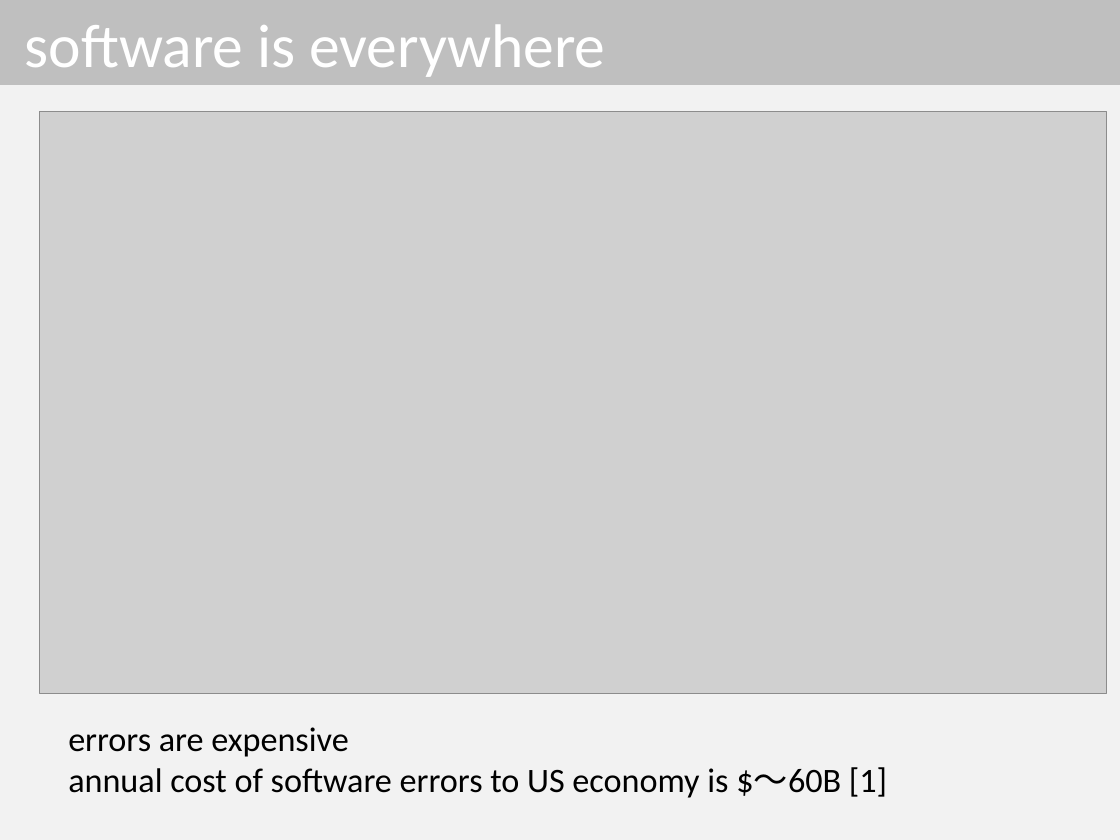
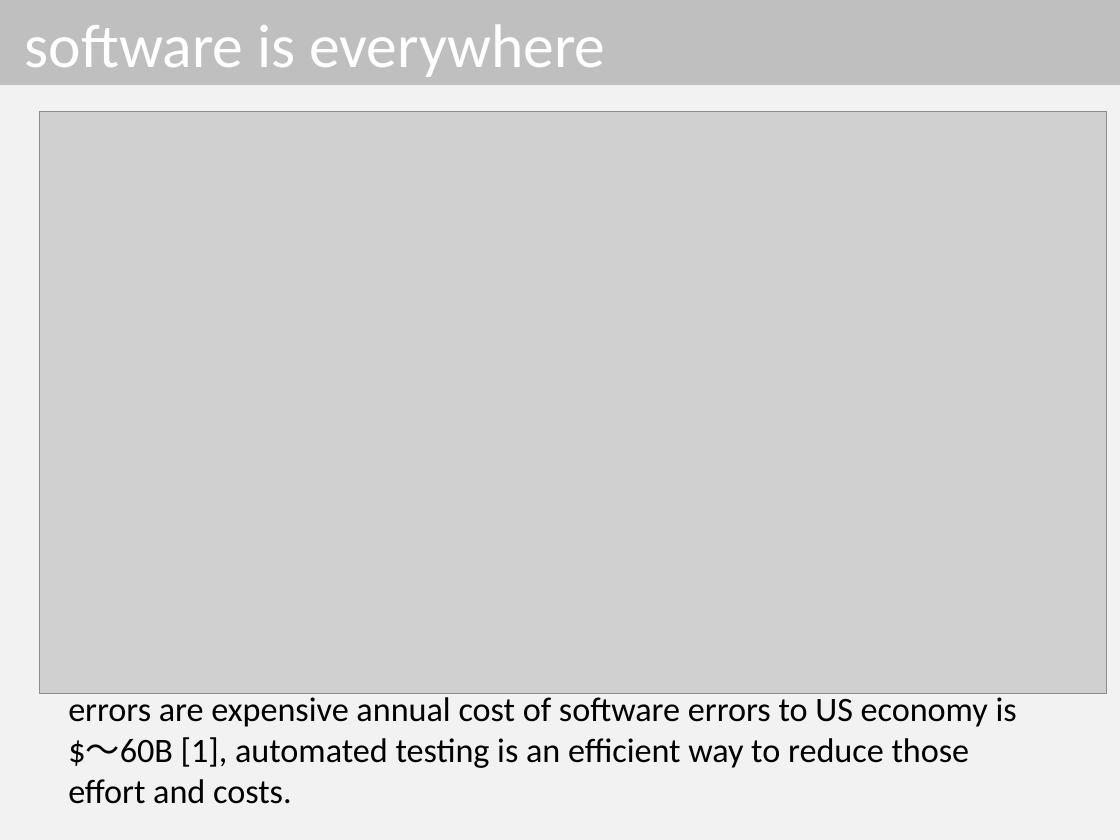
Before and after one commit to dinhngocthi/GAsource, a slide deck: slide 3 of CFT4CUnitSrc/src/report/ACOMP2016_Presentation.pptx. Drawn at 1120x840 pixels with LibreOffice and Linux fonts; fonts in the diff are those of the drawing; grey boxes stand for pictures. Boxes give left, top, right and bottom in pixels: in the first picture for what was removed or moved away, otherwise in the second. Text is boxed around its words. In the diff, an @@ line names an element or a change of style, - is before the commit and + after.

```diff
--- a/CFT4CUnitSrc/src/report/ACOMP2016_Presentation.pptx
+++ b/CFT4CUnitSrc/src/report/ACOMP2016_Presentation.pptx
@@ text at (68, 693, 1017, 804): text changed @@
-errors are expensive
-annual cost of software errors to US economy is $～60B [1]
+errors are expensive annual cost of software errors to US economy is $～60B [1], automated testing is an efficient way to reduce those effort and costs.
```
Also in this commit, not shown: 4 other slides changed.
